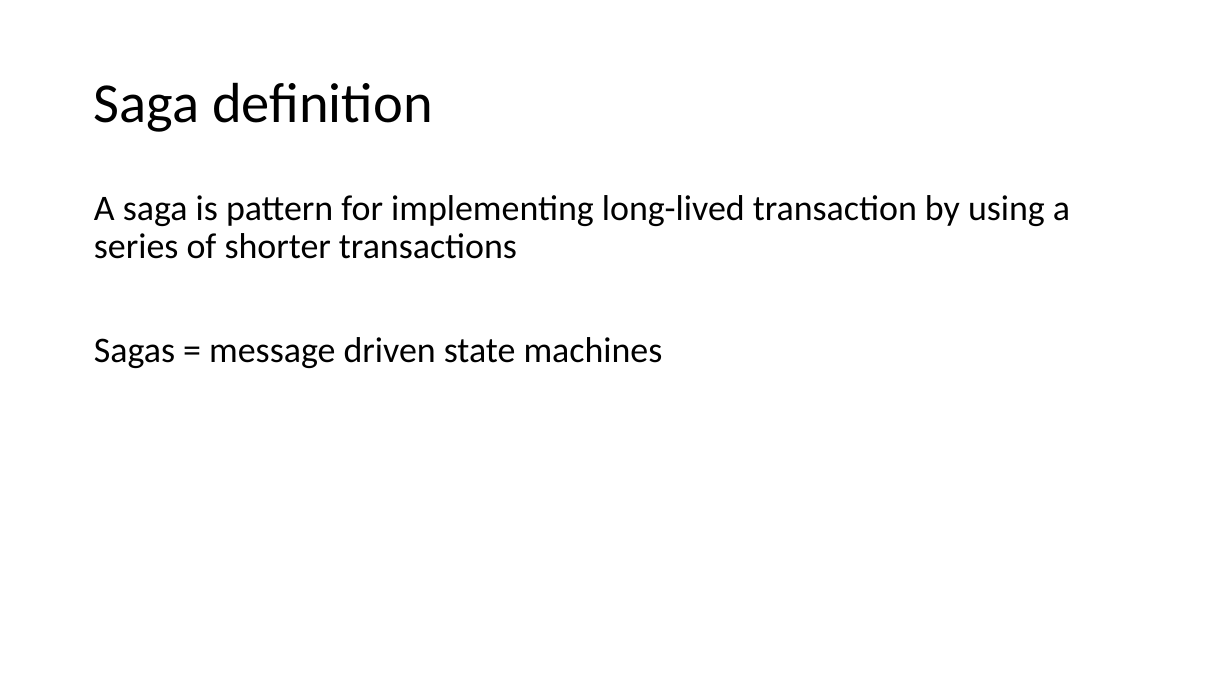
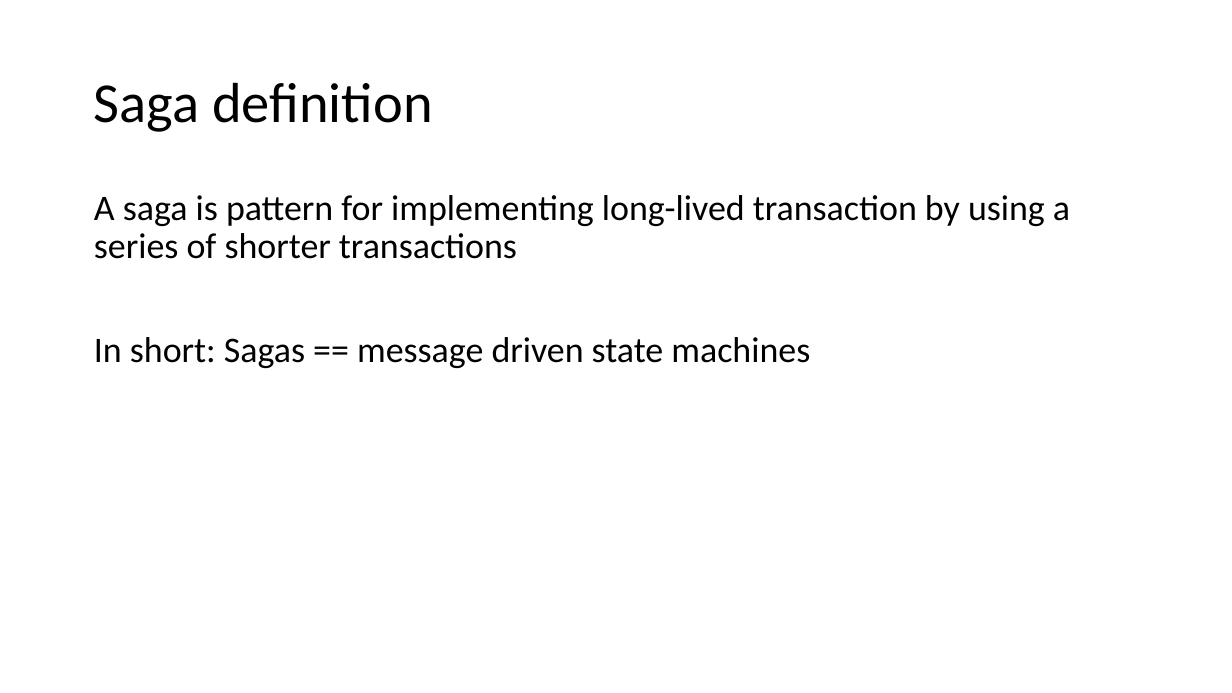
Before and after one commit to Particular/SagaMasterClass, a slide deck: slide 4 of SagaMasterClass.pptx. Drawn at 1232x693 pixels with LibreOffice and Linux fonts; fonts in the diff are those of the drawing. Boxes give left, top, right and bottom in pixels: in the first picture for what was removed or moved away, otherwise in the second. Text is boxed around its words. In the diff, an @@ line names an element or a change of style, - is before the commit and + after.

```diff
--- a/SagaMasterClass.pptx
+++ b/SagaMasterClass.pptx
@@ text at [94, 337, 810, 368]: text changed @@
-Sagas = message driven state machines
+In short: Sagas == message driven state machines
```
Also in this commit, not shown: 11 other slides changed, 1 other file.
